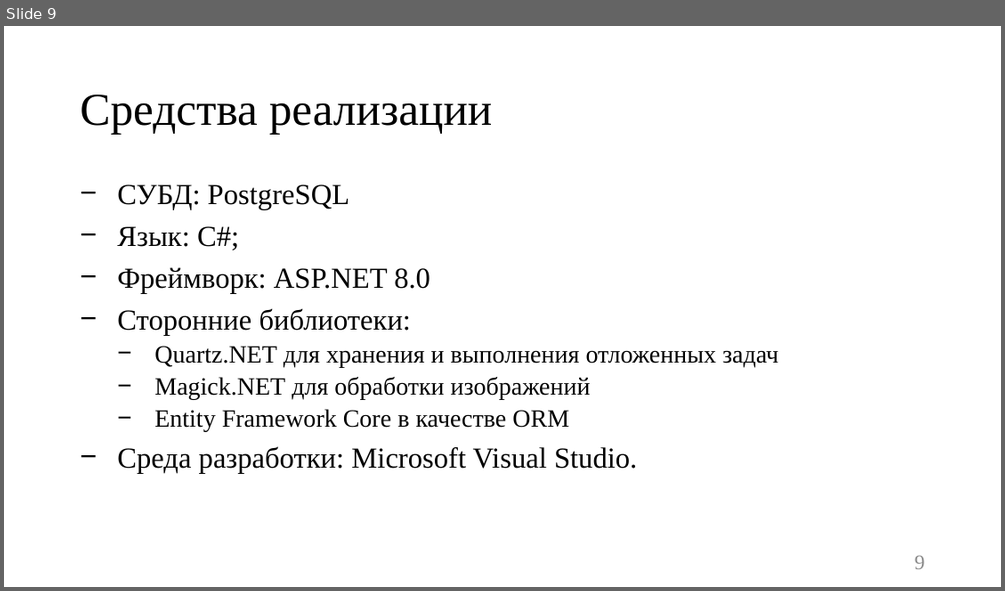
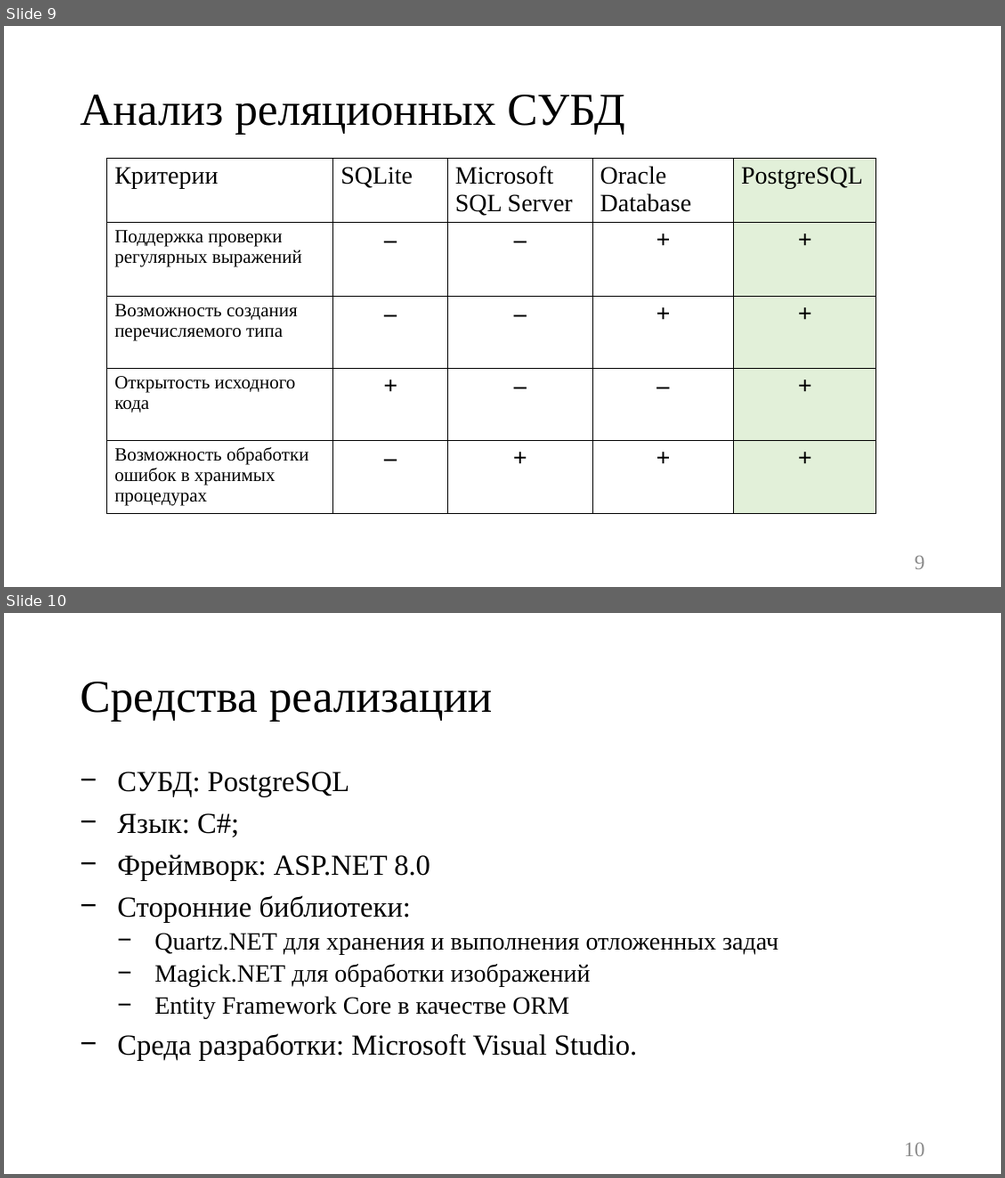
Before and after one commit to Kukushenok/competitive-math-game, a slide deck: docs/presentation.pptx. Shown one above the other, each under a label of ours: slide 9 before the commit, slides 9 and 10 after it. The pictures are 1005x591 and 1005x1178 pixels, drawn with LibreOffice and Linux fonts; fonts in the diff are those of the drawing. Boxes give left, top, right and bottom in pixels: in the first picture for what was removed or moved away, otherwise in the second. Text is boxed around its words. In the diff, an @@ line names an element or a change of style, - is before the commit and + after.

```diff
--- a/docs/presentation.pptx
+++ b/docs/presentation.pptx
@@ slide 9 added at [4,26,1001,587], background #FFFFFF @@
@@ title added at [80,95,625,134], 44 pt, text #000000 @@
+Анализ реляционных СУБД
@@ table added at [107,159,877,519], 5 rows, 5 columns @@
+Критерии | SQLite | Microsoft / SQL Server | Oracle Database | PostgreSQL
+Поддержка проверки регулярных выражений | – | – | + | +
+Возможность создания перечисляемого типа | – | – | + | +
+Открытость исходного кода | + | – | – | +
+Возможность обработки ошибок в хранимых процедурах | – | + | + | +
@@ page number added at [914,555,925,569], 20 pt, text #8C8C8C @@
+9
@@ what was slide 9 is now slide 10 @@
@@ page number at [904,1142,924,1156]: text changed @@
-9
+10
```
Also in this commit, not shown: 7 slides changed, 1 other slide added, 1 slide removed, 16 other files.
